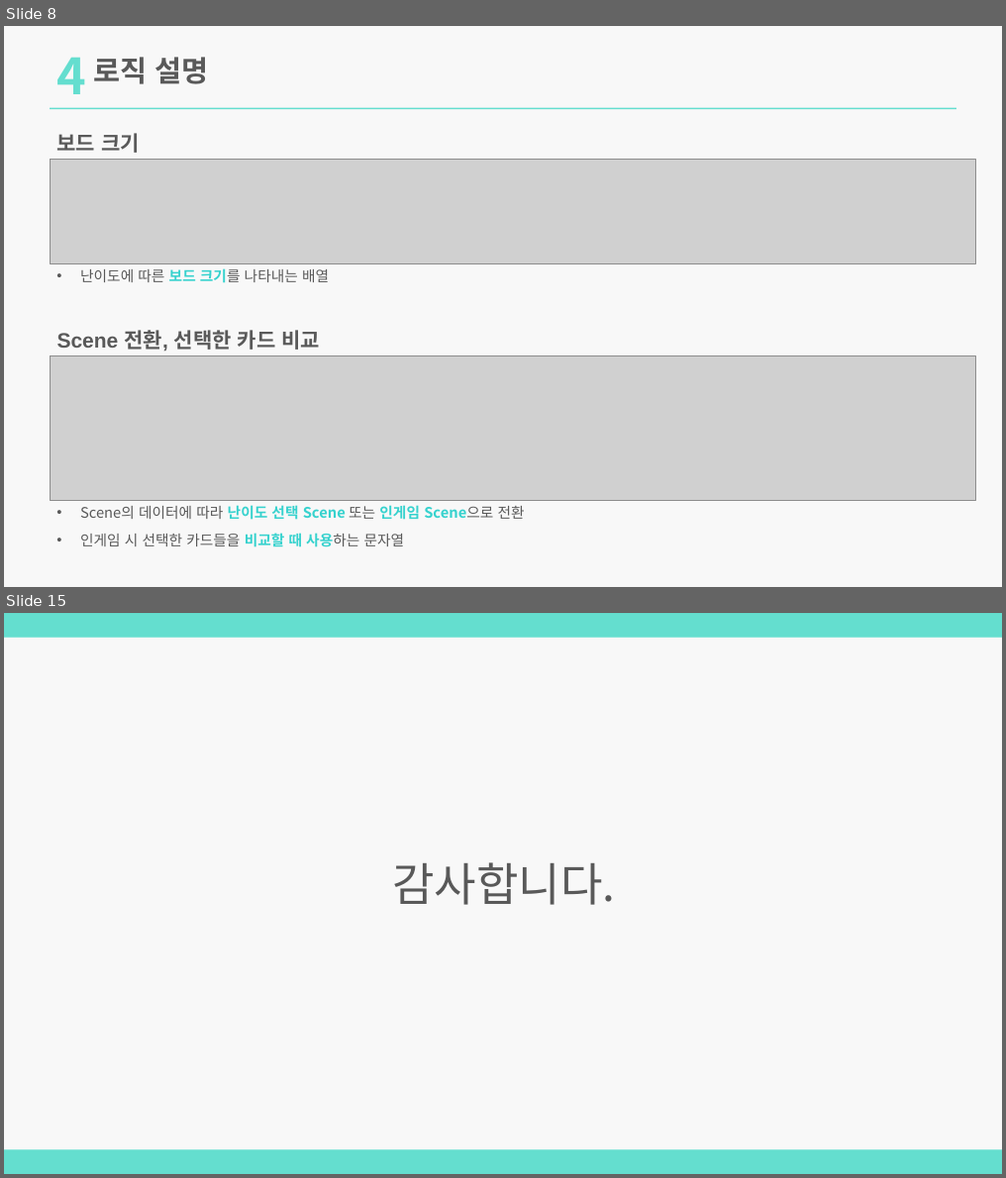
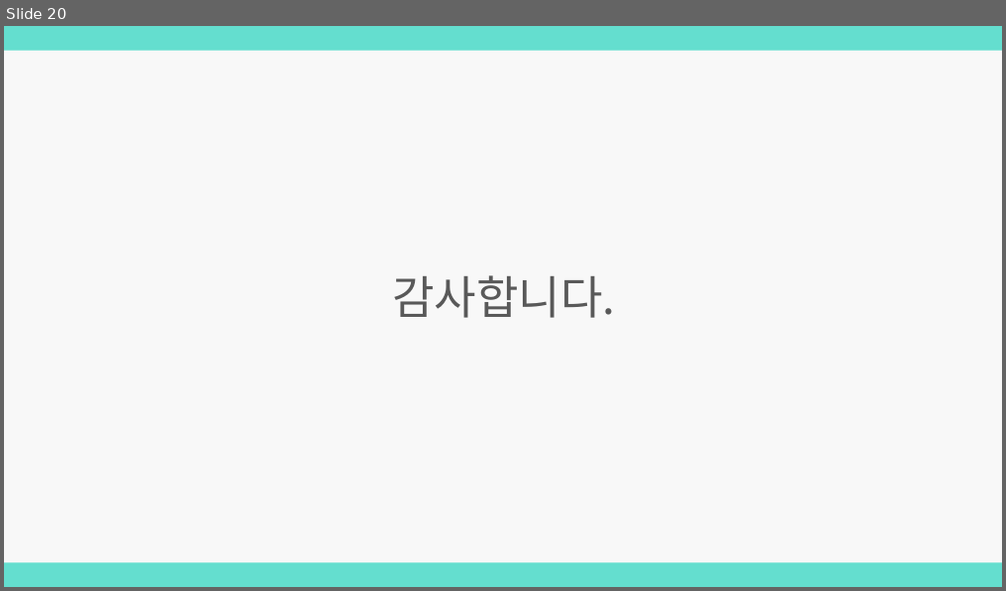
Before and after one commit to lim7635/MatchCard, a slide deck: MatchCard.pptx. Shown one above the other, each under a label of ours: slides 8 and 15 before the commit, slide 20 after it; the slides between them are not shown. The pictures are 1006x1178 and 1006x591 pixels, drawn with LibreOffice and Linux fonts; fonts in the diff are those of the drawing; grey boxes stand for pictures. Boxes give left, top, right and bottom in pixels: in the first picture for what was removed or moved away, otherwise in the second. Text is boxed around its words. In the diff, an @@ line names an element or a change of style, - is before the commit and + after.

Commit message:
2024.02.25 로직 설명 추가
while (Scene == 0) & Countdown();

```diff
--- a/MatchCard.pptx
+++ b/MatchCard.pptx
@@ slide 8 removed at [4,26,1002,587], background #F2F2F2 at 50% opacity @@
@@ text removed at [57,57,87,94] @@
-4
@@ text removed at [93,57,209,84] @@
-로직 설명
@@ rectangle removed at [50,107,956,109] @@
@@ text removed at [57,133,140,153] @@
-보드 크기
@@ picture removed at [50,159,976,264] @@
@@ text removed at [80,269,329,283] @@
-• 난이도에 따른 보드 크기를 나타내는 배열
@@ text removed at [57,330,320,351] @@
-Scene 전환, 선택한 카드 비교
@@ picture removed at [50,356,976,500] @@
@@ text removed at [80,505,525,548] @@
-• Scene의 데이터에 따라 난이도 선택 Scene 또는 인게임 Scene으로 전환
-• 인게임 시 선택한 카드들을 비교할 때 사용하는 문자열
@@ what was slide 15 is now slide 20 @@
```
Also in this commit, not shown: 8 slides changed, 11 slides added, 5 other slides removed, 8 other files.
